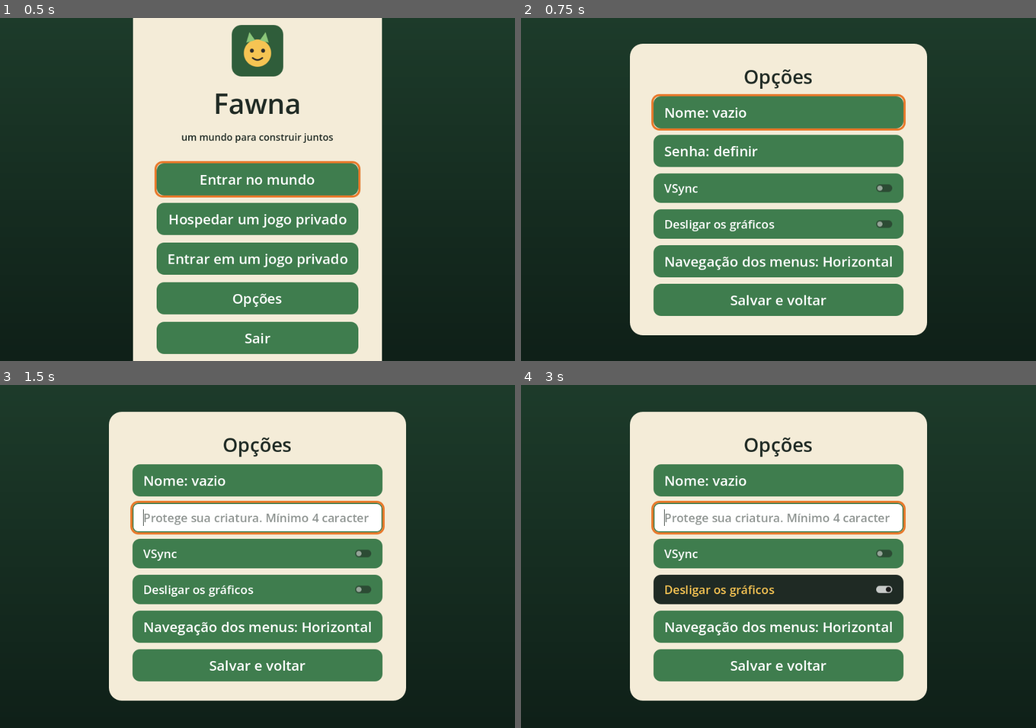
Above: before the commit, frames 1-4 (two rows, left to right).
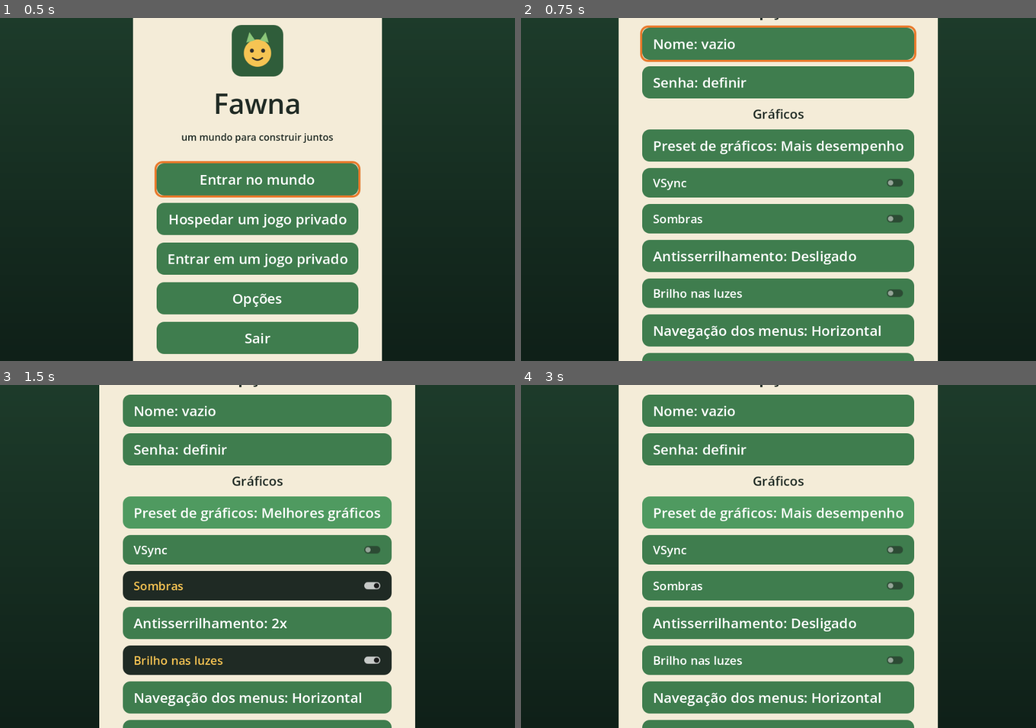
Above: after the commit, the same moments.

Repository: gogabs/fawna
Game: Godot game, scene res://scenes/updater.tscn
The game is run twice, just before and just after one commit, with the same random seed, the same clock (stepped at 60 frames per second) and the same inputs.
Inputs (mouse positions are in pixels of both pictures, inside the frame that each line leads up to):
- Up to frame 1 (0.5 s): no input
- Up to frame 2 (0.75 s): click "Opções" at 0.5 s
- Up to frame 3 (1.5 s): click (257, 511) at 1.25 s, where only the run after the commit has a clickable "Preset de gráficos: Mais dese…"
- Up to frame 4 (3 s): click (778, 590) at 2 s, where only the run before the commit has a clickable "Desligar os gráficos"; click (778, 511) at 2.75 s, where only the run after the commit has a clickable "Preset de gráficos: Personali…"

Frame 1 is identical in both runs. In frame 2, 41% of the frame differs, in the area x 18-81%, y 0-100%; in frame 3, 47%, in the area x 19-81%, y 0-100%; in frame 4, 45%.

Commit message:
Opções: seção de gráficos com preset, sombras, antisserrilhamento e brilho
Co-Authored-By: Claude Sonnet 5.5 <noreply@anthropic.com>
Claude-Session: https://claude.ai/code/session_011iJXkmUmHrdyPdX4Nu2uzm

Diff:
--- a/autoload/net.gd
+++ b/autoload/net.gd
@@ -39,6 +39,12 @@
 ## Gráficos desligados: dentro do jogo, para de desenhar (a janela fica parada;
 ## som e fala continuam) e gasta bem menos processador. Escolhido em Opções.
 var graphics_off := false
+## Opções do 3D (ver WorldView3D): sombras, suavização de bordas (0 = desligada,
+## 2 ou 4 amostras) e brilho nas luzes. Os padrões são o preset "Mais desempenho".
+var shadows := false
+var msaa := 0
+var glow := false
+const PRESET_NAMES := ["Desativados", "Mais desempenho", "Melhores gráficos"]
 ## Depuração (menu "Depuração", ver DebugTools): ligada com --debug num
 ## servidor de testes. Num jogo hospedado pelo menu ela vale só para quem hospeda.
 var debug := false
@@ -81,6 +87,9 @@
 	password = config.get_value("jogador", "senha", password)
 	vsync = config.get_value("video", "vsync", vsync)
 	graphics_off = config.get_value("video", "sem_graficos", graphics_off)
+	shadows = config.get_value("video", "sombras", shadows)
+	msaa = config.get_value("video", "antisserrilhamento", msaa)
+	glow = config.get_value("video", "brilho", glow)
 	vertical_nav = config.get_value("controles", "navegacao_vertical", vertical_nav)
 
 
@@ -90,8 +99,35 @@
 	config.set_value("jogador", "senha", password)
 	config.set_value("video", "vsync", vsync)
 	config.set_value("video", "sem_graficos", graphics_off)
+	config.set_value("video", "sombras", shadows)
+	config.set_value("video", "antisserrilhamento", msaa)
+	config.set_value("video", "brilho", glow)
 	config.set_value("controles", "navegacao_vertical", vertical_nav)
 	config.save(SETTINGS_PATH)
+
+
+## O preset que as opções de vídeo formam (0 Desativados, 1 Mais desempenho,
+## 2 Melhores gráficos) ou -1 se foram mexidas uma a uma (Personalizado).
+func graphics_preset() -> int:
+	if graphics_off:
+		return 0
+	if not shadows and msaa == 0 and not glow:
+		return 1
+	if shadows and msaa == 2 and glow:
+		return 2
+	return -1
+
+
+func set_graphics_preset(preset: int) -> void:
+	graphics_off = preset == 0
+	shadows = preset == 2
+	msaa = 2 if preset == 2 else 0
+	glow = preset == 2
+
+
+func graphics_preset_name() -> String:
+	var preset := graphics_preset()
+	return PRESET_NAMES[preset] if preset >= 0 else "Personalizado"
 
 
 func apply_vsync() -> void:
--- a/client/world_view_3d.gd
+++ b/client/world_view_3d.gd
@@ -49,8 +49,6 @@
 const WATER_LEVEL := -0.18  # a água fica abaixo do chão
 const HEIGHT_AMP := 0.08  # metros: o chão ondula de leve, sem linhas retas
 const FOAM_COLOR := Color("8fa3a6")
-const SHADOWS := false  # sombras e MSAA custaram 15 FPS na GPU integrada do Gabs
-const MSAA := Viewport.MSAA_DISABLED
 const SHADOW_DISTANCE := 30.0  # só as sombras perto da criatura (custo de FPS)
 const BANK_COLOR := Color("1c2a26")
 const FALLBACK_COLOR := Color("3a3a3a")  # bioma novo ainda sem cor
@@ -119,7 +117,7 @@
 	_water_material.emission_enabled = true
 	_water_material.emission = Color("0d2233")
 	_water_material.emission_energy_multiplier = 0.6
-	get_viewport().msaa_3d = MSAA
+	get_viewport().msaa_3d = {0: Viewport.MSAA_DISABLED, 2: Viewport.MSAA_2X, 4: Viewport.MSAA_4X}.get(Net.msaa, Viewport.MSAA_DISABLED)
 	_make_shapes()
 	_camera = Camera3D.new()
 	_camera.name = "Olhos"
@@ -254,7 +252,7 @@
 	env.sky = sky
 	env.fog_sky_affect = 0.4
 	env.tonemap_mode = Environment.TONE_MAPPER_FILMIC
-	env.glow_enabled = true
+	env.glow_enabled = Net.glow
 	env.glow_intensity = 0.5
 	env.glow_bloom = 0.05
 	env.adjustment_enabled = true
@@ -278,7 +276,7 @@
 	light.rotation_degrees = Vector3(-55.0, 30.0, 0.0)
 	light.light_color = Color("a9b6cf")
 	light.light_energy = 0.55
-	light.shadow_enabled = SHADOWS
+	light.shadow_enabled = Net.shadows
 	light.shadow_blur = 2.0
 	light.directional_shadow_mode = DirectionalLight3D.SHADOW_ORTHOGONAL
 	light.directional_shadow_max_distance = SHADOW_DISTANCE
--- a/scenes/main.gd
+++ b/scenes/main.gd
@@ -35,7 +35,10 @@
 @onready var options_button: Button = %OptionsButton
 @onready var quit_button: Button = %QuitButton
 @onready var vsync_check: CheckButton = %VsyncCheck
-@onready var graphics_check: CheckButton = %GraphicsCheck
+@onready var preset_button: Button = %PresetButton
+@onready var shadows_check: CheckButton = %ShadowsCheck
+@onready var msaa_button: Button = %MsaaButton
+@onready var glow_check: CheckButton = %GlowCheck
 @onready var nav_button: Button = %NavButton
 @onready var back_button: Button = %BackButton
 @onready var ui_sound: AudioStreamPlayer = %UiSound
@@ -88,11 +91,14 @@
 	password_field.nav_control().pressed.connect(_say_editing_password)
 	password_field.submitted.connect(func(_t): _say_field_done("Senha"))
 	vsync_check.toggled.connect(_on_vsync_toggled)
-	graphics_check.toggled.connect(_on_graphics_toggled)
+	preset_button.pressed.connect(_on_preset_pressed)
+	shadows_check.toggled.connect(_on_shadows_toggled)
+	msaa_button.pressed.connect(_on_msaa_pressed)
+	glow_check.toggled.connect(_on_glow_toggled)
 	nav_button.pressed.connect(_on_nav_pressed)
-	for control: Control in [connect_button, host_button, join_ …(77 unchanged characters)… .nav_control(), ip_field.nav_control(), vsync_check, graphics_check, nav_button, back_button, rescan_button, join_back_button]:
+	for control: Control in [connect_button, host_button, join_ …(77 unchanged characters)… .nav_control(), ip_field.nav_control(), preset_button, vsync_check, shadows_check, msaa_button, glow_check, nav_button, back_button, rescan_button, join_back_button]:
 		control.focus_entered.connect(_on_focus.bind(control))
-	for button: Button in [connect_button, host_button, join_button, options_button, quit_button, back_button, nav_button, rescan_button, join_back_button]:
+	for button: Button in [connect_button, host_button, join_button, options_button, quit_button, back_button, nav_button, rescan_button, join_back_button, preset_button, msaa_button]:
 		button.pressed.connect(_play.bind(Sounds.ui_confirm()))
 
 	_show_main(false)
@@ -243,7 +249,7 @@
 	name_field.value = Net.player_name
 	password_field.value = Net.password
 	vsync_check.set_pressed_no_signal(Net.vsync)
-	graphics_check.set_pressed_no_signal(Net.graphics_off)
+	_refresh_graphics()
 	_refresh_nav_button()
 	main_page.hide()
 	options_page.show()
@@ -260,13 +266,47 @@
 		Speech.say(_on_off(on))
 
 
-## Gráficos desligados: vale ao entrar no jogo, para os menus continuarem
-## visíveis (e o leitor de tela recebendo o foco).
-func _on_graphics_toggled(on: bool) -> void:
-	Net.graphics_off = on
+## Os gráficos valem ao entrar no jogo, para os menus continuarem visíveis
+## (e o leitor de tela recebendo o foco). "Desativados" para de desenhar.
+func _on_preset_pressed() -> void:
+	var preset := Net.graphics_preset()
+	Net.set_graphics_preset((preset + 1) % Net.PRESET_NAMES.size() if preset >= 0 else 1)
+	_refresh_graphics()
+	_say_choice(preset_button.text)
+
+
+func _on_shadows_toggled(on: bool) -> void:
+	Net.shadows = on
+	_refresh_graphics()
 	_play(Sounds.ui_confirm())
 	if not Speech.screen_reader_active():
-		Speech.say(_on_off(on))
+		Speech.say("%s. %s" % [_on_off(on), preset_button.text])
+
+
+func _on_msaa_pressed() -> void:
+	Net.msaa = {0: 2, 2: 4, 4: 0}.get(Net.msaa, 0)
+	_refresh_graphics()
+	_say_choice(msaa_button.text)
+
+
+func _on_glow_toggled(on: bool) -> void:
+	Net.glow = on
+	_refresh_graphics()
+	_play(Sounds.ui_confirm())
+	if not Speech.screen_reader_active():
+		Speech.say("%s. %s" % [_on_off(on), preset_button.text])
+
+
+func _say_choice(text: String) -> void:
+	if not Speech.screen_reader_active():
+		Speech.say(text)
+
+
+func _refresh_graphics() -> void:
+	preset_button.text = "Preset de gráficos: %s" % Net.graphics_preset_name()
+	msaa_button.text = "Antisserrilhamento: %s" % ("Desligado" if Net.msaa == 0 else "%dx" % Net.msaa)
+	shadows_check.set_pressed_no_signal(Net.shadows)
+	glow_check.set_pressed_no_signal(Net.glow)
 
 
 func _on_nav_pressed() -> void:
@@ -420,8 +460,12 @@
 		Speech.say(password_field.spoken(), interrupt)
 	elif control == vsync_check:
 		Speech.say("VSync, %s. Botão de alternar. Deixe desligado se o leitor de tela demorar." % _on_off(vsync_check.button_pressed), interrupt)
-	elif control == graphics_check:
-		Speech.say("Desligar os gráficos, %s. Botão de alternar. Gasta bem menos processador no jogo; a janela fica parada." % _on_off(graphics_check.button_pressed), interrupt)
+	elif control == preset_button:
+		Speech.say("%s. Botão. Desativados para de desenhar no jogo e gasta bem menos processador. Mais desempenho desliga sombras e brilho. Melhores gráficos liga tudo." % preset_button.text, interrupt)
+	elif control == shadows_check:
+		Speech.say("Sombras, %s. Botão de alternar. Pesa na placa de vídeo." % _on_off(shadows_check.button_pressed), interrupt)
+	elif control == glow_check:
+		Speech.say("Brilho nas luzes, %s. Botão de alternar." % _on_off(glow_check.button_pressed), interrupt)
 	elif control == ip_field.nav_control():
 		Speech.say(ip_field.spoken(), interrupt)
 	elif control is Button:
--- a/scenes/main.tscn
+++ b/scenes/main.tscn
@@ -118,15 +118,38 @@
 text = "Opções"
 horizontal_alignment = 1
 
+[node name="GraphicsHeader" type="Label" parent="Center/Card/Pages/OptionsPage"]
+layout_mode = 2
+theme_override_font_sizes/font_size = 24
+text = "Gráficos"
+horizontal_alignment = 1
+
+[node name="PresetButton" type="Button" parent="Center/Card/Pages/OptionsPage"]
+unique_name_in_owner = true
+layout_mode = 2
+text = "Preset de gráficos: Mais desempenho"
+alignment = 0
+
 [node name="VsyncCheck" type="CheckButton" parent="Center/Card/Pages/OptionsPage"]
 unique_name_in_owner = true
 layout_mode = 2
 text = "VSync"
 
-[node name="GraphicsCheck" type="CheckButton" parent="Center/Card/Pages/OptionsPage"]
+[node name="ShadowsCheck" type="CheckButton" parent="Center/Card/Pages/OptionsPage"]
 unique_name_in_owner = true
 layout_mode = 2
-text = "Desligar os gráficos"
+text = "Sombras"
+
+[node name="MsaaButton" type="Button" parent="Center/Card/Pages/OptionsPage"]
+unique_name_in_owner = true
+layout_mode = 2
+text = "Antisserrilhamento: Desligado"
+alignment = 0
+
+[node name="GlowCheck" type="CheckButton" parent="Center/Card/Pages/OptionsPage"]
+unique_name_in_owner = true
+layout_mode = 2
+text = "Brilho nas luzes"
 
 [node name="NavButton" type="Button" parent="Center/Card/Pages/OptionsPage"]
 unique_name_in_owner = true
--- a/tests/test_menu_options.gd
+++ b/tests/test_menu_options.gd
@@ -66,13 +66,26 @@
 	_check(vp.gui_get_focus_owner() == main.password_field.nav_control(), "direita: Senha")
 	_check(not main.password_field.spoken().contains(Net.password) or Net.password.is_empty(), "a senha não aparece na fala")
 	await _key(KEY_RIGHT)
+	_check(vp.gui_get_focus_owner() == main.preset_button, "direita: preset de gráficos")
+	await _key(KEY_UP)
+	_check(Net.graphics_preset() == 2 and Net.shadows, "cima muda para Melhores gráficos")
+	await _key(KEY_UP)
+	_check(Net.graphics_off, "cima de novo: Desativados")
+	await _key(KEY_UP)
+	_check(Net.graphics_preset() == 1 and not Net.shadows, "e de novo: Mais desempenho")
+	await _key(KEY_RIGHT)
 	_check(vp.gui_get_focus_owner() == main.vsync_check, "direita: VSync")
 	await _key(KEY_RIGHT)
-	_check(vp.gui_get_focus_owner() == main.graphics_check, "direita: gráficos")
+	_check(vp.gui_get_focus_owner() == main.shadows_check, "direita: sombras")
+	await _key(KEY_RIGHT)
+	_check(vp.gui_get_focus_owner() == main.msaa_button, "direita: antisserrilhamento")
 	await _key(KEY_UP)
-	_check(Net.graphics_off, "cima alterna os gráficos")
+	_check(Net.msaa == 2 and Net.graphics_preset() == -1, "cima liga o antisserrilhamento e vira Personalizado")
 	await _key(KEY_UP)
-	_check(not Net.graphics_off, "cima de novo desliga a opção")
+	await _key(KEY_UP)
+	_check(Net.msaa == 0, "2x, 4x e volta a desligado")
+	await _key(KEY_RIGHT)
+	_check(vp.gui_get_focus_owner() == main.glow_check, "direita: brilho")
 	await _key(KEY_RIGHT)
 	_check(vp.gui_get_focus_owner() == main.nav_button, "direita: navegação")
 	await _key(KEY_UP)
@@ -86,7 +99,7 @@
 	await _key(KEY_LEFT)
 	_check(main.main_page.visible, "vertical: esquerda volta ao principal")
 	Net.vertical_nav = false
-	Net.graphics_off = false
+	Net.set_graphics_preset(1)
 	Net.save_settings()  # o teste salvou as Opções; desfaz
 	if _failures == 0:
 		print("OK: todos os testes passaram")
